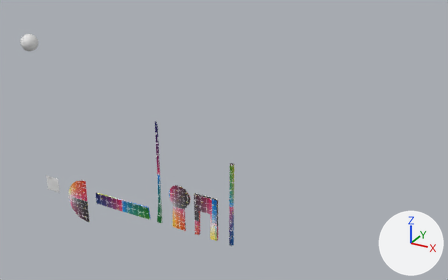
The glTF model public/3d/plstmichel.glb, before and after one commit.
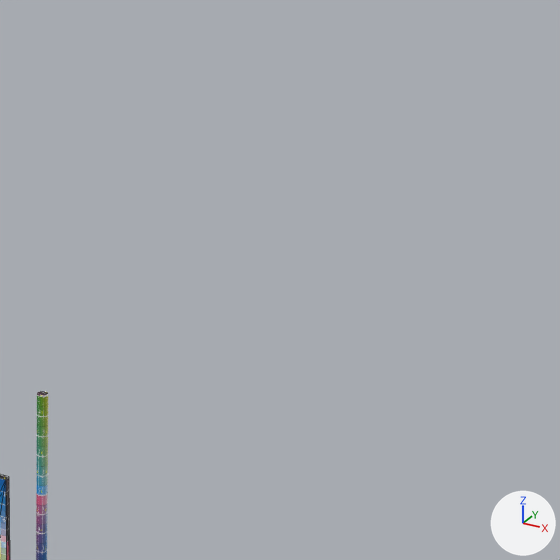
Each version appears first whole from a 50 mm lens placed at (11.53, -52.18, 18.76), pointed at (-18.02, 1.54, -8.1), and next in a close-up on the part from 48% to 100% of the width and 0% to 83% of the height. The axes (+X, +Y, +Z) are drawn at lower right. The lights are the same throughout. The close-ups show mesh edges as thin lines.

Before the edit, the objects in view are built like this:
```python
me_beziercurve = bpy.data.meshes.new('BezierCurve')
me_beziercurve.from_pydata(...)  # 18 vertices, 32 faces; spans x -1.39..1.53, y -0.15..0.15, z -0.02..5.23
me_beziercurve.materials.append(mat_material_001)  # picture img_testimage3d
me_cylinder = bpy.data.meshes.new('Cylinder')
me_cylinder.from_pydata(...)  # a 32-sided cylinder along z spanning x -0.25..0.25, y -0.25..0.25, z 0.0..10.01
me_cylinder.materials.append(mat_material_002)  # picture img_testimage3d
ob_paal = bpy.data.objects.new('paal', me_cylinder)
ob_paal.location = (-16.2, 0.0, -19.93)
ob_poortje = bpy.data.objects.new('poortje', me_beziercurve)
ob_poortje.location = (-19.52, 0.0, -19.89)
```
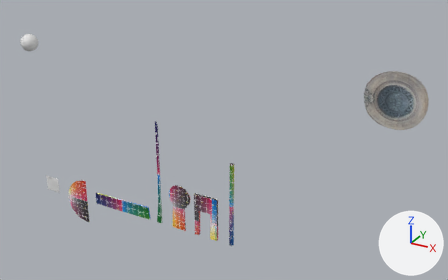
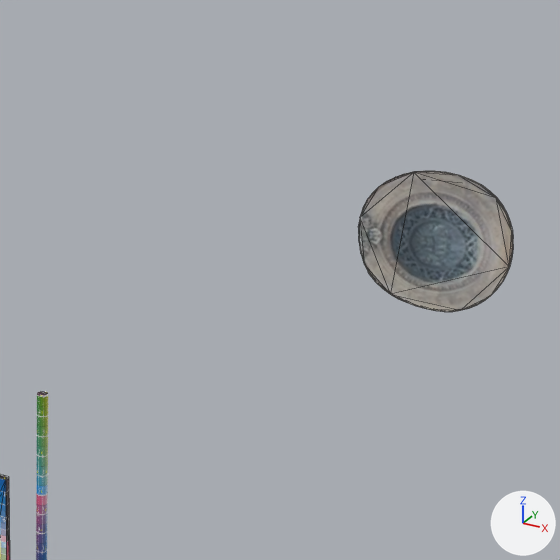
Location of each change, (x1, y1, x2, y2) in pixels of the close-ups (560 x 560 px):
'disc_fountain', added: after (358, 171, 513, 312)

Patch to the scene script:
```diff
--- a/public/3d/plstmichel.glb.py
+++ b/public/3d/plstmichel.glb.py
@@ img_fontein_cirkel @@
+img_fontein_cirkel = load_image('fontein-cirkel', '_unpacked/fontein-cirkel', 256, 256, 'sRGB')
@@ mat_material_006 @@
+mat_material_006 = principled_material('Material.006')
+mat_material_006.texture = img_fontein_cirkel
@@ me_beziercurve_005 @@
+me_beziercurve_005.from_pydata(...)  # 96 vertices, 188 faces; spans x -2.86..2.78, y -0.13..0.21, z -2.63..2.67
+me_beziercurve_005.materials.append(mat_material_006)  # picture img_fontein_cirkel
@@ ob_disc_fountain @@
+ob_disc_fountain = bpy.data.objects.new('disc_fountain', me_beziercurve_005)
+ob_disc_fountain.location = (-0.01, 0.02, -0.01)
```
